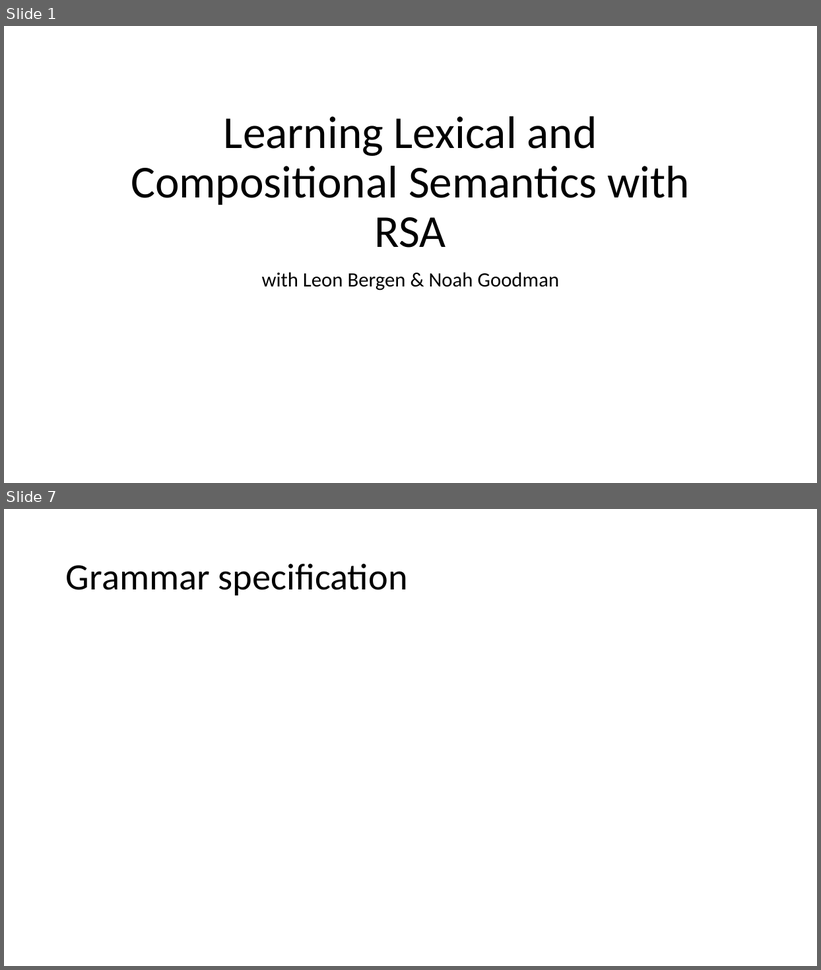
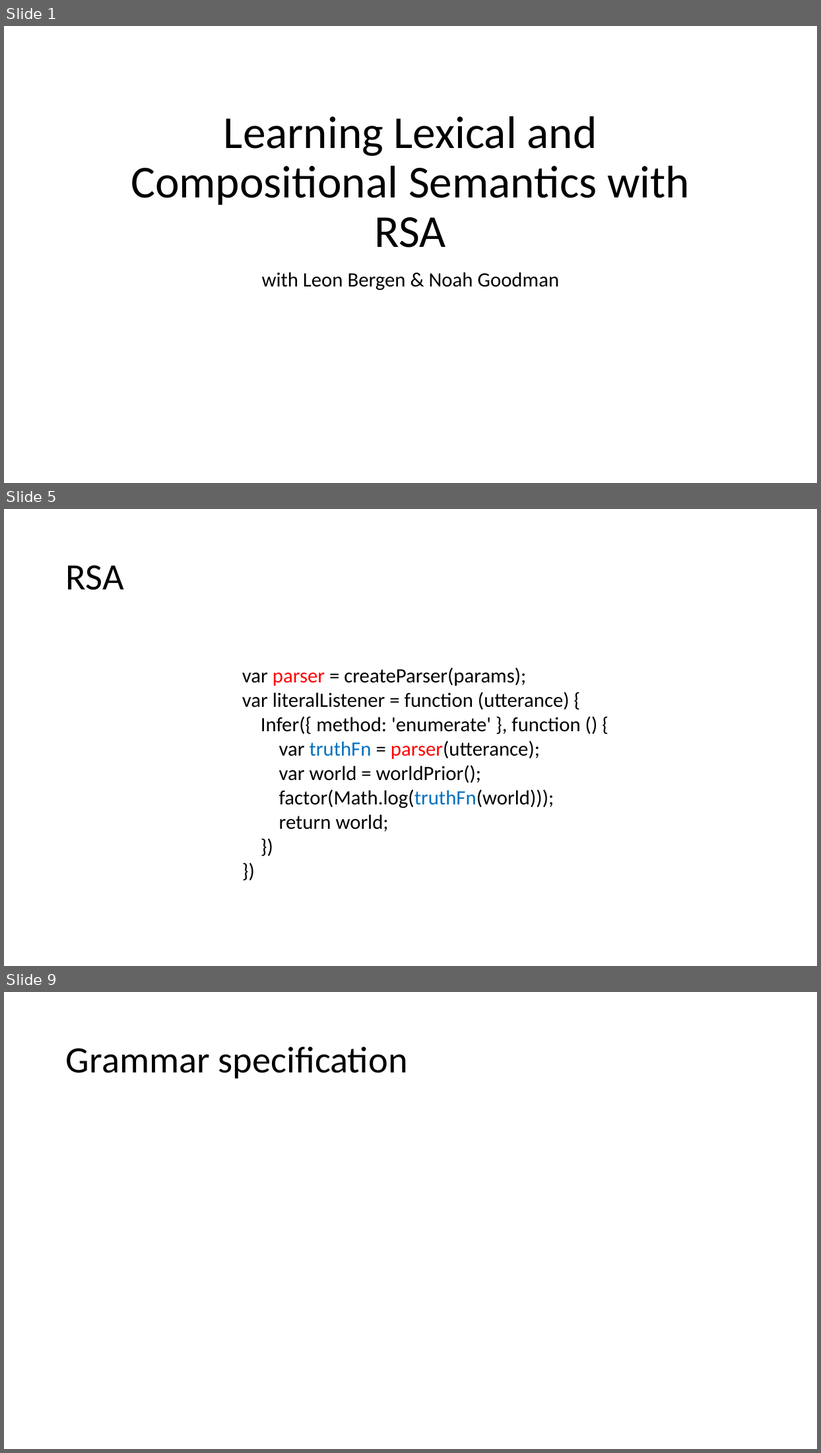
Before and after one commit to JsonFreeman/semppl, a slide deck: LabMeeting.pptx. Shown one above the other, each under a label of ours: slides 1 and 7 before the commit, slides 1, 5 and 9 after it; the slides between them are not shown. The pictures are 821x970 and 821x1453 pixels, drawn with LibreOffice and Linux fonts; fonts in the diff are those of the drawing; grey boxes stand for pictures. Boxes give left, top, right and bottom in pixels: in the first picture for what was removed or moved away, otherwise in the second. Text is boxed around its words. In the diff, an @@ line names an element or a change of style, - is before the commit and + after.

```diff
--- a/LabMeeting.pptx
+++ b/LabMeeting.pptx
@@ slide 5 added at (4,509,817,966), background #FFFFFF @@
@@ title added at (66,565,124,590), 44 pt, text #000000 @@
+RSA
@@ text added at (242,667,580,832), 24 pt, text #000000 @@
+var parser = createParser(params);
+var literalListener = function (utterance) {
+Infer({ method: 'enumerate' }, function () {
+var truthFn = parser(utterance);
+var world = worldPrior();
+factor(Math.log(truthFn(world)));
+return world;
+})
+})
@@ what was slide 7 is now slide 9 @@
```
Also in this commit, not shown: 8 slides changed, 3 other slides added, 1 slide removed.
